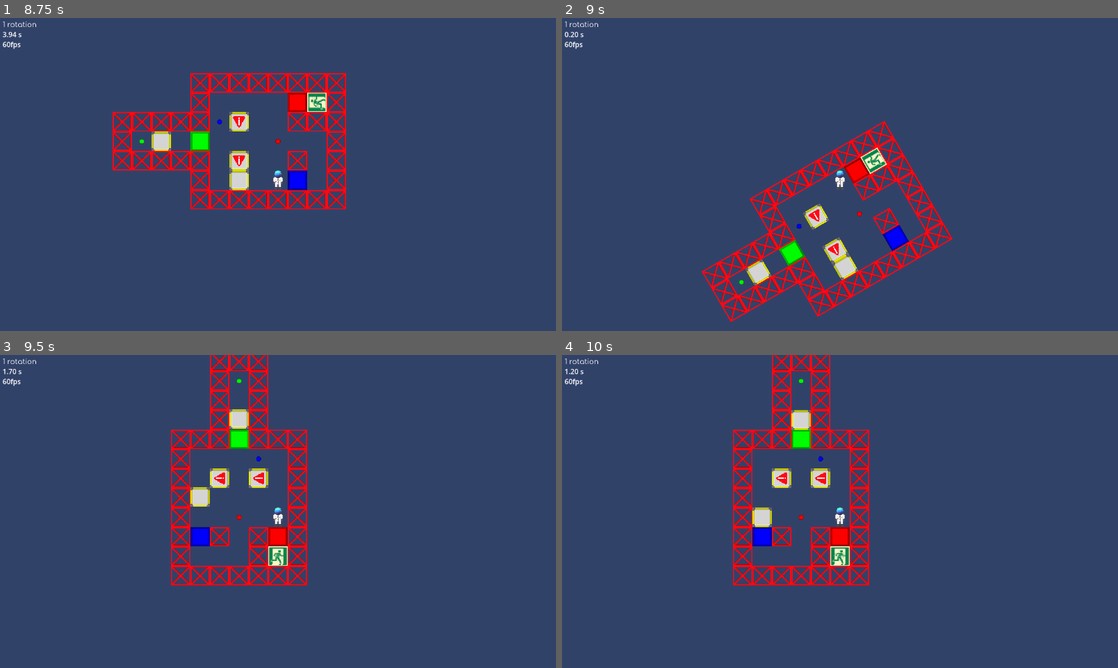
Above: before the commit, frames 1-4 (two rows, left to right).
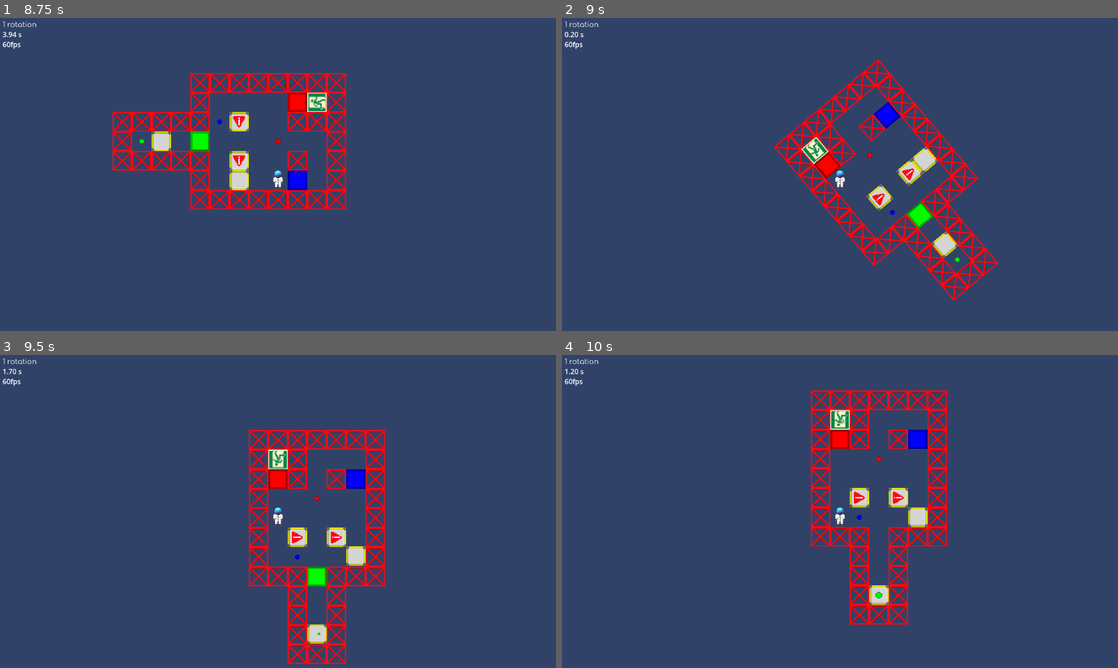
Above: after the commit, the same moments.

Repository: wojtekmal/escape-blocks
Game: Godot game, scene res://menu_stuff/settings.tscn
Two runs of this game, one before a commit and one after it. Both use one fixed random seed, a clock stepped at 60 frames per second and the inputs below. This scene is started directly instead of the project's main scene.
Inputs (mouse positions are in pixels of both pictures, inside the frame that each line leads up to):
- Up to frame 1 (8.75 s): click (528, 80) at 0.5 s; click (150, 111) at 1.25 s; click (205, 224) at 2 s; click (278, 299) at 2.75 s; click (172, 68) at 3.52 s; tap Enter at 4.25 s; move the mouse to (250, 237) at 4.27 s; hold Up (gravity_up) 4.28-5 s; click (250, 237) at 4.42 s; tap W (jump) at 4.52, 6.02, 7.52, 8.27 s; click "1" at 5 s; tap R (restart) at 5.75 s; move the mouse to (444, 221) at 5.77 s; hold Up (gravity_up) 5.78-6.53 s; move the mouse to (111, 127) at 6.52 s; hold Right (gravity_left) from 6.53 s (still down); move the mouse to (305, 174) at 7.27 s; click (305, 174) at 7.42 s; move the mouse to (194, 96) at 8.02 s
- Up to frame 2 (9 s): tap R (restart) at 8.75 s; move the mouse to (962, 158) at 8.77 s; release Right (gravity_left) at 8.78 s; hold Left (gravity_right, bound only after the commit) from 8.78 s (still down)
- Up to frame 3 (9.5 s): keep holding Left (gravity_right, bound only after the commit); tap W (jump) at 9.02 s
- Up to frame 4 (10 s): move the mouse to (728, 527) at 9.52 s; release Left (gravity_right, bound only after the commit) at 9.53 s; hold Up (gravity_up) from 9.53 s (still down); click (728, 527) at 9.67 s

Frame 1 is identical in both runs. In frame 2, 11% of the frame differs, in the area x 25-79%, y 13-98%; in frame 3, 10%; in frame 4, 9.7%.

Commit message:
Fixed rotation swap.

Diff:
--- a/engine/scripts/settings_bool.gd
+++ b/engine/scripts/settings_bool.gd
@@ -34,11 +34,11 @@
 		InputMap.action_add_event("gravity_left", key)
 		var key2 = InputEventKey.new()
 		key2.physical_keycode = KEY_RIGHT
-		InputMap.action_add_event("gravity_left", key2)
+		InputMap.action_add_event("gravity_right", key2)
 	else:
 		var key = InputEventKey.new()
 		key.physical_keycode = KEY_RIGHT
 		InputMap.action_add_event("gravity_left", key)
 		var key2 = InputEventKey.new()
 		key2.physical_keycode = KEY_LEFT
-		InputMap.action_add_event("gravity_left", key2)
+		InputMap.action_add_event("gravity_right", key2)
